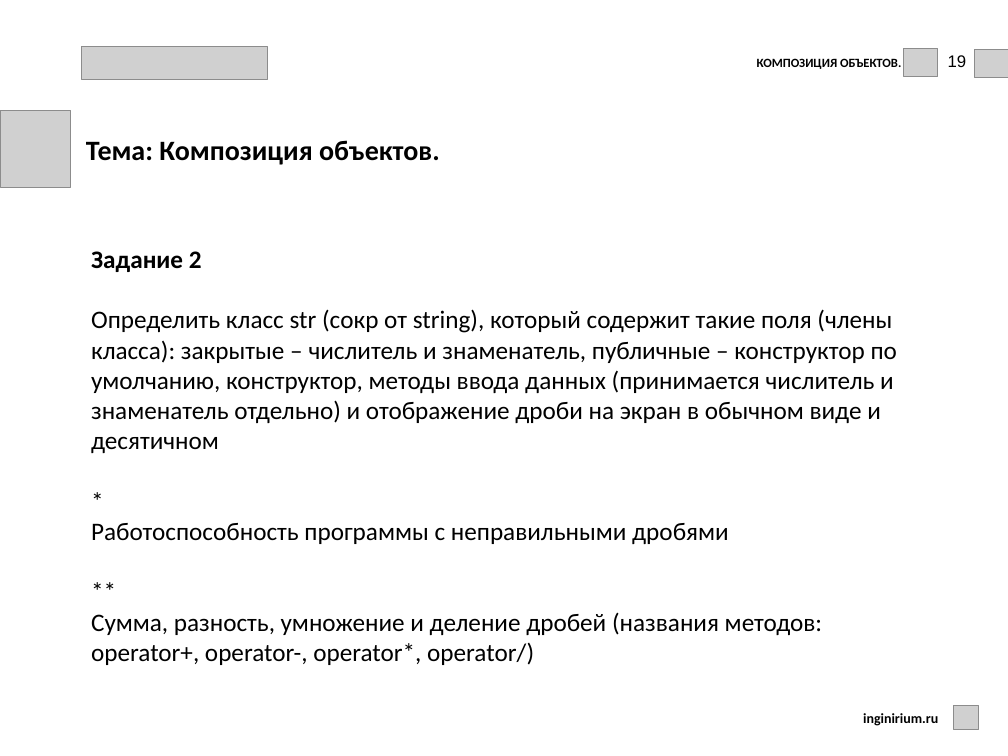
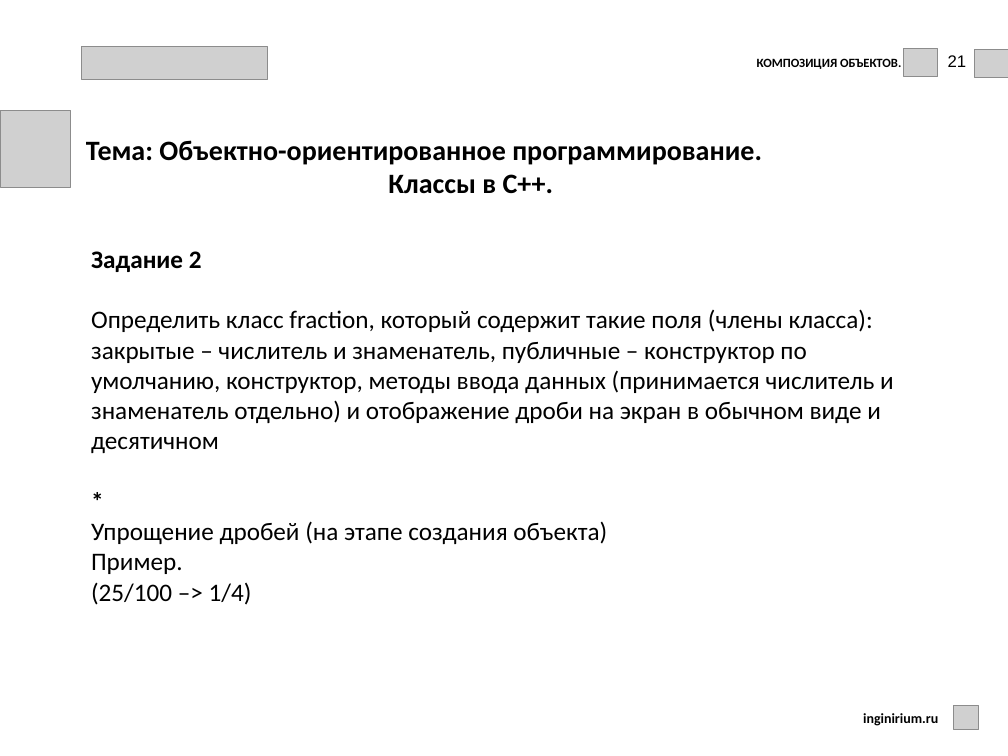
Before and after one commit to kprmk/Cpp, a slide deck: slide 21 of lessons_I/9-11/les_8/les_8_class_2.pptx. Drawn at 1008x756 pixels with LibreOffice and Linux fonts; fonts in the diff are those of the drawing; grey boxes stand for pictures; background and template pictures are left out. Boxes give left, top, right and bottom in pixels: in the first picture for what was removed or moved away, otherwise in the second. Text is boxed around its words. In the diff, an @@ line names an element or a change of style, - is before the commit and + after.

```diff
--- a/lessons_I/9-11/les_8/les_8_class_2.pptx
+++ b/lessons_I/9-11/les_8/les_8_class_2.pptx
@@ text at bbox=[948, 55, 967, 67]: text changed @@
-19
+21
@@ text removed at bbox=[86, 140, 440, 165] @@
-Тема: Композиция объектов.
@@ text added at bbox=[86, 140, 762, 194], 20 pt, text #000000, bold @@
+Тема: Объектно-ориентированное программирование.
+Классы в С++.
@@ text "Задание 2" at bbox=[91, 251, 894, 605]: bold on in "*" @@
@@ text at bbox=[91, 309, 894, 453]: text changed @@
-Определить класс str (сокр от string), который содержит такие поля (члены класса): закрытые – числитель и знаменатель, публичные – конструктор по умолчанию, конструктор, методы ввода данных (принимается числитель и знаменатель отдельно) и отображение дроби на экран в обычном виде и десятичном
+Определить класс fraction, который содержит такие поля (члены класса): закрытые – числитель и знаменатель, публичные – конструктор по умолчанию, конструктор, методы ввода данных (принимается числитель и знаменатель отдельно) и отображение дроби на экран в обычном виде и десятичном
@@ text at bbox=[91, 521, 607, 605]: text changed @@
-Работоспособность программы с неправильными дробями
-**
-Сумма, разность, умножение и деление дробей (названия методов: operator+, operator-, operator*, operator/)
+Упрощение дробей (на этапе создания объекта)
+Пример.
+(25/100 –> 1/4)
```
Also in this commit, not shown: 19 other slides changed, 45 other files.
